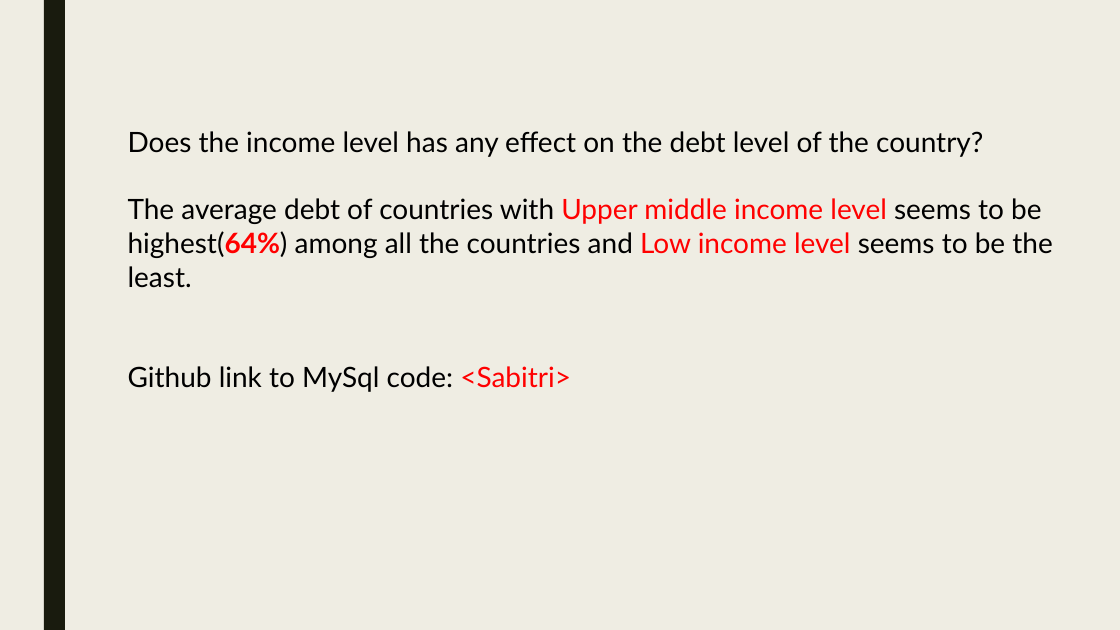
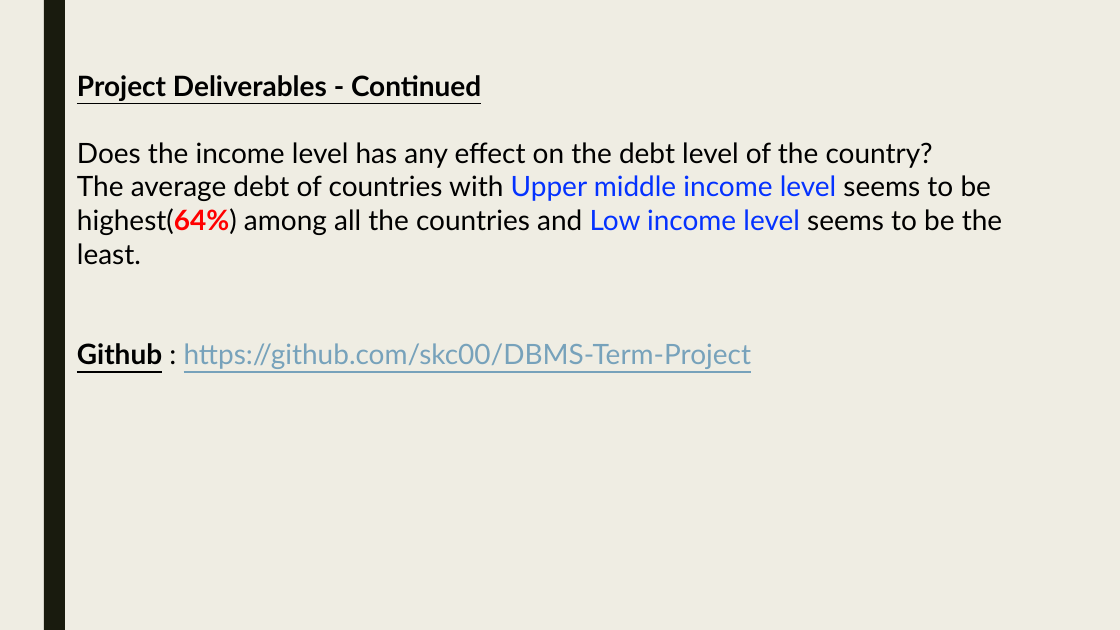
Before and after one commit to skc00/DBMS-Term-Project, a slide deck: slide 6 of Term Presentation MSDS7330-404 GrpB.pptx. Drawn at 1120x630 pixels with LibreOffice and Linux fonts; fonts in the diff are those of the drawing. Boxes give left, top, right and bottom in pixels: in the first picture for what was removed or moved away, otherwise in the second. Text is boxed around its words. In the diff, an @@ line names an element or a change of style, - is before the commit and + after.

```diff
--- a/Term Presentation MSDS7330-404 GrpB.pptx
+++ b/Term Presentation MSDS7330-404 GrpB.pptx
@@ text "Project Deliverables - Continued": place and size @@
-text "Project Deliverables - Continued" at [128, 131, 1052, 392]
+text "Project Deliverables - Continued" at [77, 75, 1002, 369]
@@ text at [77, 75, 481, 101]: paragraph added @@
+Project Deliverables - Continued
@@ text at [77, 175, 1002, 265]: text colour #FF0000 to #0432FF in "Upper middle income level", "Low income level" @@
@@ text at [77, 343, 752, 369]: text changed; text colour #000000 to #77A2BB @@
-Github link to MySql code: <Sabitri>
+Github : https://github.com/skc00/DBMS-Term-Project
```
Also in this commit, not shown: 4 other slides changed.
